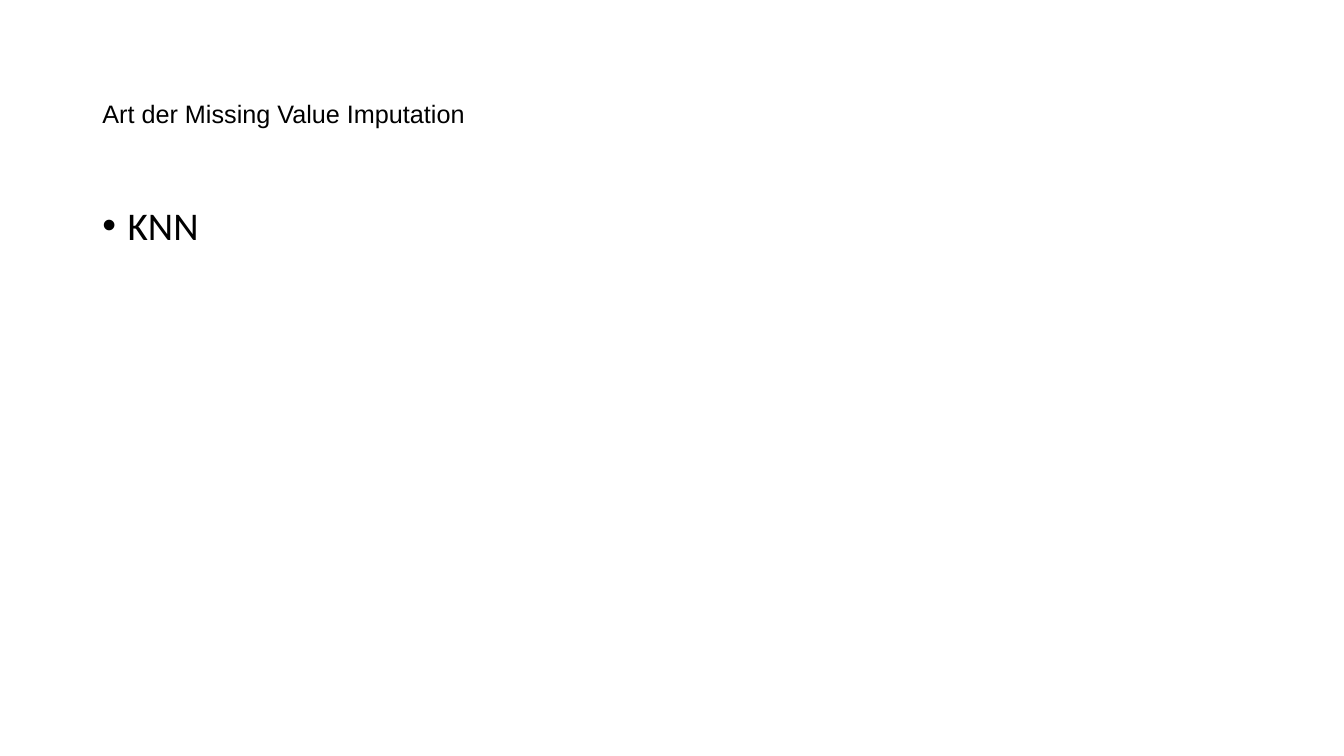
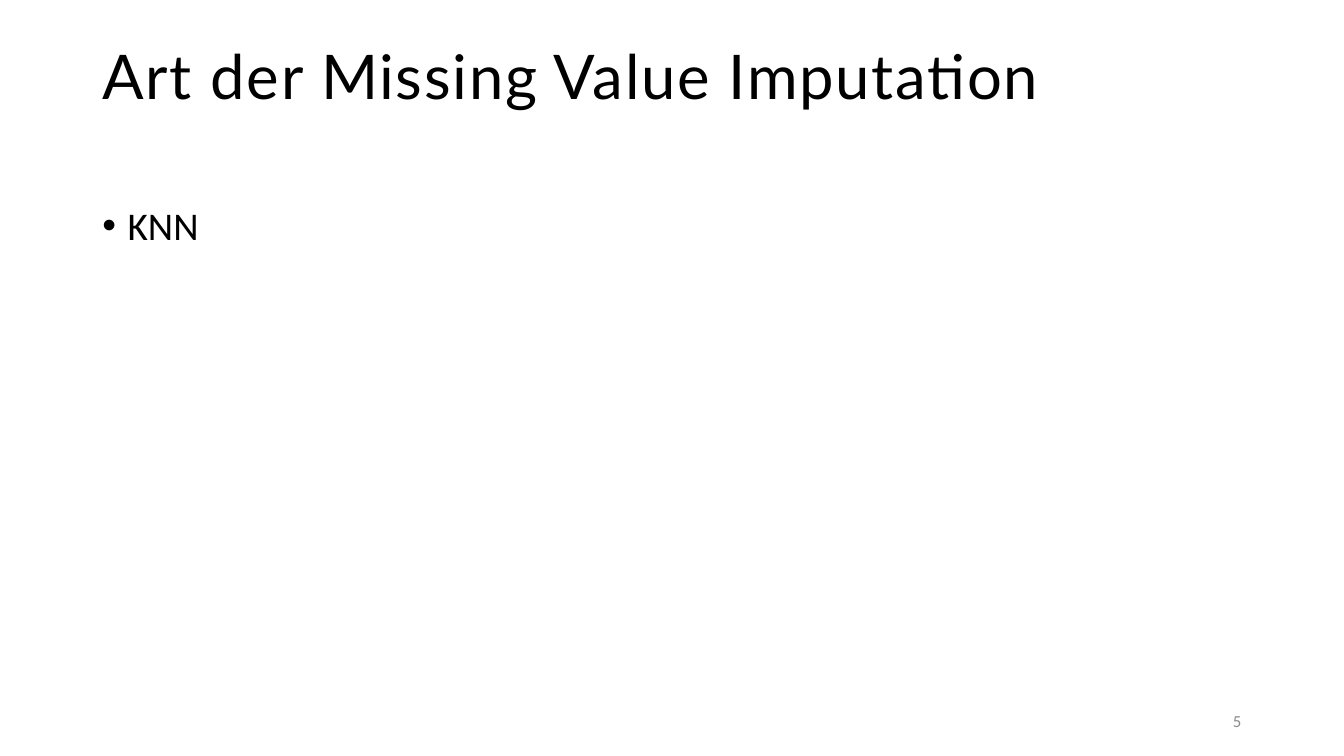
Before and after one commit to tobiassae/datasciencebakery-group-2, a slide deck: slide 5 of 4_Presentation/Bakery sales predictions.pptx. Drawn at 1344x756 pixels with LibreOffice and Linux fonts; fonts in the diff are those of the drawing. Boxes give left, top, right and bottom in pixels: in the first picture for what was removed or moved away, otherwise in the second. Text is boxed around its words. In the diff, an @@ line names an element or a change of style, - is before the commit and + after.

```diff
--- a/4_Presentation/Bakery sales predictions.pptx
+++ b/4_Presentation/Bakery sales predictions.pptx
@@ text "Art der Missing Value Imputation": place and size @@
-text "Art der Missing Value Imputation" at <box>102,104,465,129</box>
+text "Art der Missing Value Imputation" at <box>102,53,1038,111</box>
@@ text "Art der Missing Value Imputation" at <box>102,53,1038,111</box>: size 18 to 44 pt, font Arial to Lato, letter spacing 0 to 1.2 pt; line spacing 1 to 0.9 @@
@@ page number added at <box>1233,716,1241,727</box>, 12 pt, text #8C8C8C @@
+5
```
Also in this commit, not shown: 9 other slides changed, 1 other file.
